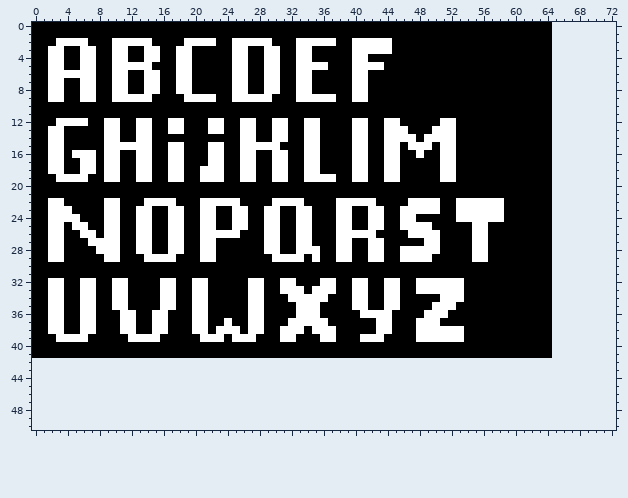
Pixel-art file -- graphics/alphabet.aseprite. That is the earlier state.
65x42 pixels, 1 frame. The old version is drawn lined up with the new one, on the new canvas.
The same view after the edit:
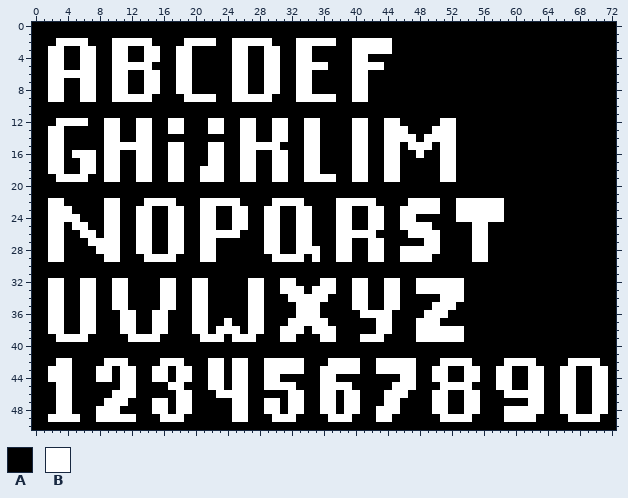
Palette (. is transparent): A #000000  B #ffffff
What changed:
canvas 65x42 -> 73x51
Changed rows in their new state; - is an unchanged pixel.
first column x 0:
 0 -----------------------------------------------------------------AAAAAAAA
 1 -----------------------------------------------------------------AAAAAAAA
 2 -----------------------------------------------------------------AAAAAAAA
 3 -----------------------------------------------------------------AAAAAAAA
 4 -----------------------------------------------------------------AAAAAAAA
 5 -----------------------------------------------------------------AAAAAAAA
 6 -----------------------------------------------------------------AAAAAAAA
 7 -----------------------------------------------------------------AAAAAAAA
 8 -----------------------------------------------------------------AAAAAAAA
 9 -----------------------------------------------------------------AAAAAAAA
10 -----------------------------------------------------------------AAAAAAAA
11 -----------------------------------------------------------------AAAAAAAA
12 -----------------------------------------------------------------AAAAAAAA
13 -----------------------------------------------------------------AAAAAAAA
14 -----------------------------------------------------------------AAAAAAAA
15 -----------------------------------------------------------------AAAAAAAA
16 -----------------------------------------------------------------AAAAAAAA
17 -----------------------------------------------------------------AAAAAAAA
18 -----------------------------------------------------------------AAAAAAAA
19 -----------------------------------------------------------------AAAAAAAA
20 -----------------------------------------------------------------AAAAAAAA
21 -----------------------------------------------------------------AAAAAAAA
22 -----------------------------------------------------------------AAAAAAAA
23 -----------------------------------------------------------------AAAAAAAA
24 -----------------------------------------------------------------AAAAAAAA
25 -----------------------------------------------------------------AAAAAAAA
26 -----------------------------------------------------------------AAAAAAAA
27 -----------------------------------------------------------------AAAAAAAA
28 -----------------------------------------------------------------AAAAAAAA
29 -----------------------------------------------------------------AAAAAAAA
30 -----------------------------------------------------------------AAAAAAAA
31 -----------------------------------------------------------------AAAAAAAA
32 -----------------------------------------------------------------AAAAAAAA
33 -----------------------------------------------------------------AAAAAAAA
34 -----------------------------------------------------------------AAAAAAAA
35 -----------------------------------------------------------------AAAAAAAA
36 -----------------------------------------------------------------AAAAAAAA
37 -----------------------------------------------------------------AAAAAAAA
38 -----------------------------------------------------------------AAAAAAAA
39 -----------------------------------------------------------------AAAAAAAA
40 -----------------------------------------------------------------AAAAAAAA
41 -----------------------------------------------------------------AAAAAAAA
42 AAABBAAAABBBAAAABBBAAABBABBAABBBBBAAABBBBAABBBBBAAABBBBAAAABBBBAAAABBBBAA
43 AABBBAAABBABBAABBABBAABBABBAABBBBBAABBBBBAABBBBBAABBAABBAABBAABBAABBAABBA
44 AABBBAAABBABBAABBABBAABBABBAABBAAAAABBAAAAAAAABBAABBAABBAABBAABBAABBAABBA
45 AAABBAAAAAABBAAAABBAAABBABBAABBBBAAABBBBAAAAABBBAAABBBBAAABBAABBAABBAABBA
46 AAABBAAAAABBBAAAAABBAAABBBBAAAAABBAABBABBAAABBBAAABBAABBAAABBBBBAABBAABBA
47 AAABBAAAABBBAAABBABBAAAAABBAABBABBAABBABBAAABBAAAABBAABBAAAAAABBAABBAABBA
48 AAABBAAABBBAAAABBABBAAAAABBAABBABBAABBABBAABBBAAAABBAABBAAABBBBBAABBAABBA
49 AABBBBAABBBBBAAABBBAAAAAABBAAABBBAAAABBBAAABBAAAAAABBBBAAAABBBBAAAABBBBAA
50 AAAAAAAAAAAAAAAAAAAAAAAAAAAAAAAAAAAAAAAAAAAAAAAAAAAAAAAAAAAAAAAAAAAAAAAAA
Changed places in both pictures, as pixel boxes (x1, y1, x2, y2):
added: (32, 22, 616, 430)
